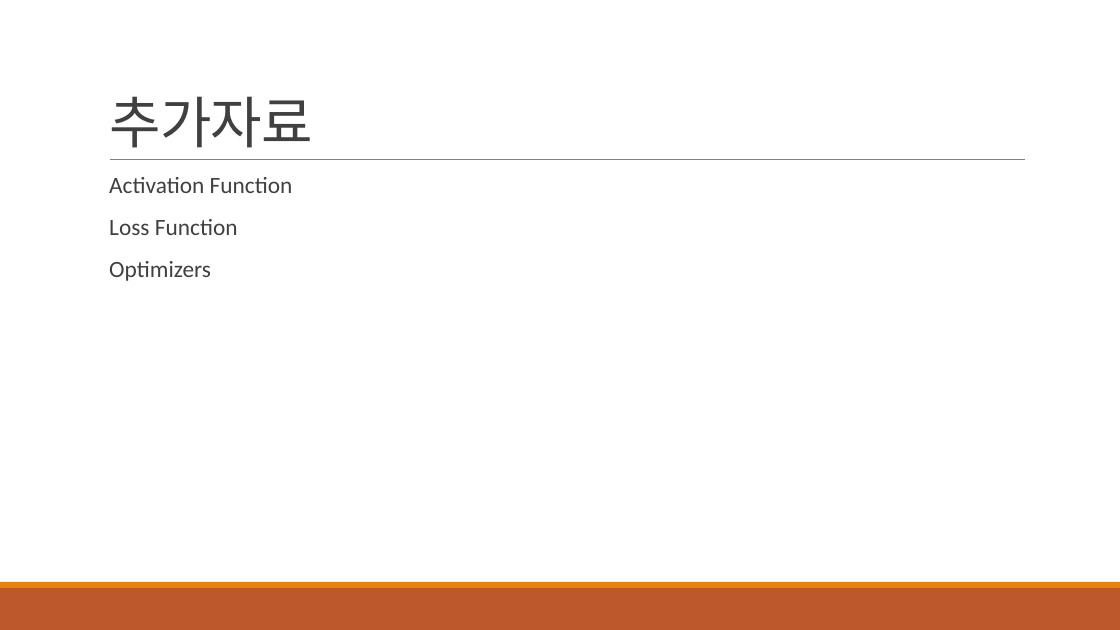
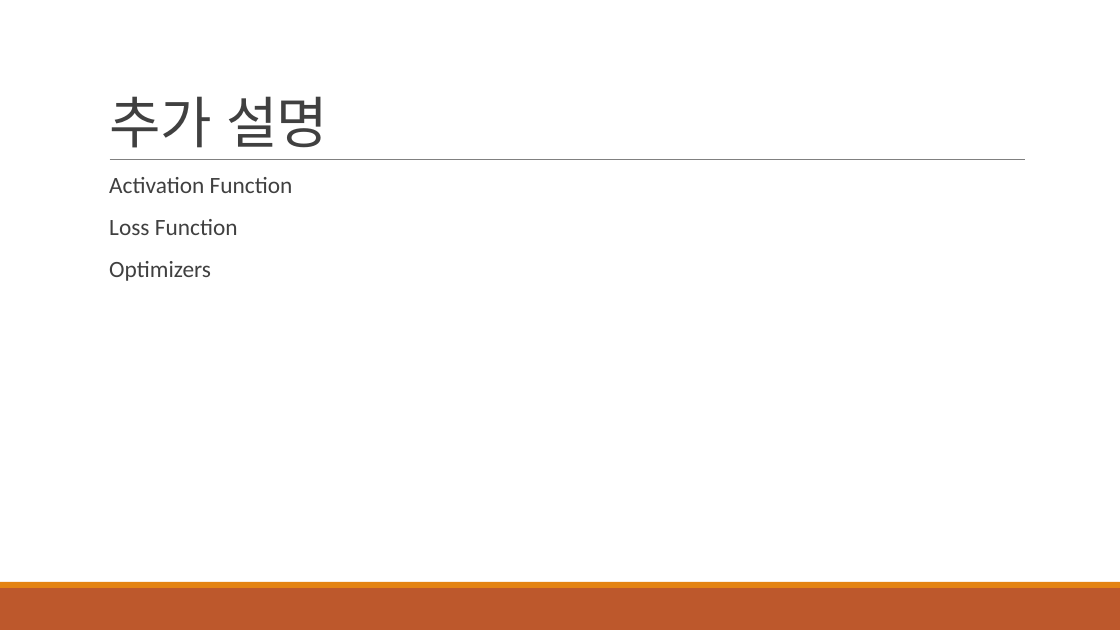
Before and after one commit to HYU-AILAB/ai-seminar, a slide deck: slide 18 of 01. MLP & FFNN/MLP_FFNN_김병조.pptx (slide 19 before the commit). Drawn at 1120x630 pixels with LibreOffice and Linux fonts; fonts in the diff are those of the drawing. Boxes give left, top, right and bottom in pixels: in the first picture for what was removed or moved away, otherwise in the second. Text is boxed around its words. In the diff, an @@ line names an element or a change of style, - is before the commit and + after.

```diff
--- a/01. MLP & FFNN/MLP_FFNN_김병조.pptx
+++ b/01. MLP & FFNN/MLP_FFNN_김병조.pptx
@@ title at (109, 96, 328, 148): text changed @@
-추가자료
+추가 설명
```
Also in this commit, not shown: 2 other slides changed, 6 slides added, 2 slides removed, 4 other files.
